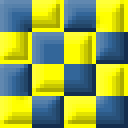
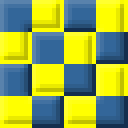
The second 128px x 128px image is a revision of the first. Changes to its layers:
pixels changed over [0, 0, 124, 124] (layer not identified)
